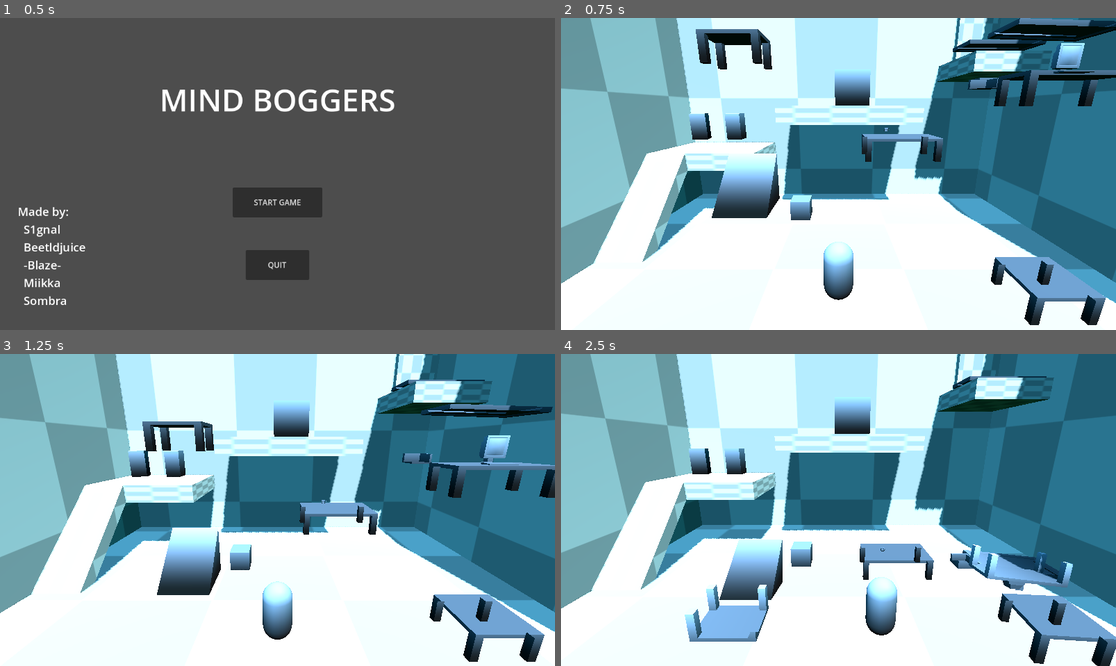
Above: before the commit, frames 1-4 (two rows, left to right).
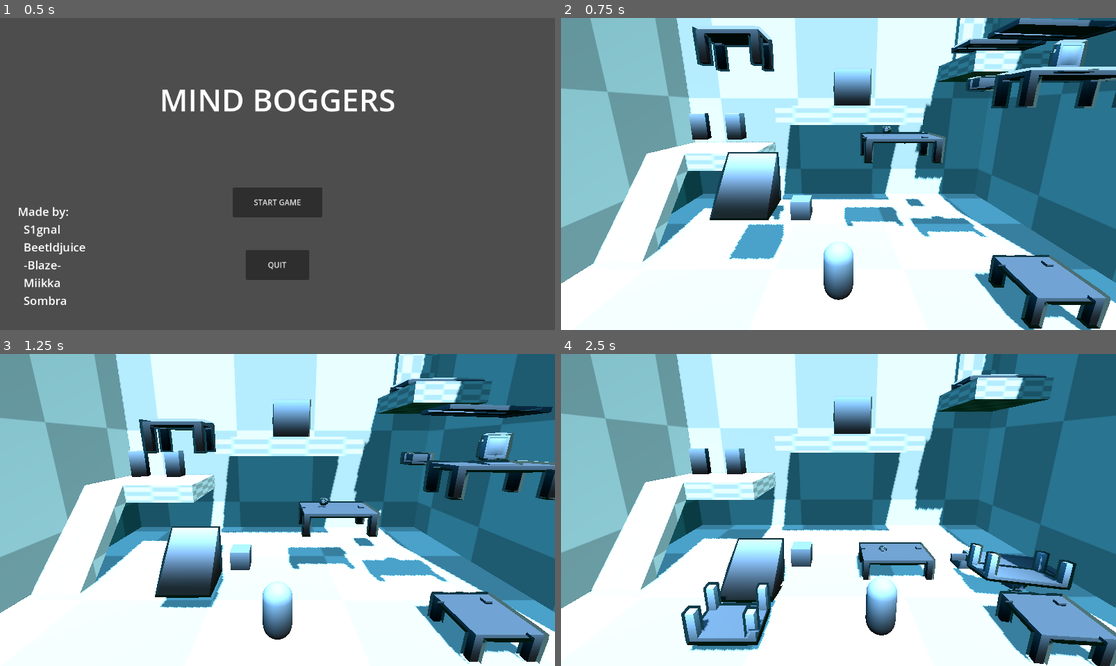
Above: after the commit, the same moments.

Repository: BernardoFPereira/crossing-latidudes_2025
Game: Godot game, scene res://MainMenu.tscn
The game is run twice, just before and just after one commit, with the same random seed, the same clock (stepped at 60 frames per second) and the same inputs.
Inputs (mouse positions are in pixels of both pictures, inside the frame that each line leads up to):
- Up to frame 1 (0.5 s): no input
- Up to frame 2 (0.75 s): click "START GAME" at 0.5 s
- Up to frame 3 (1.25 s): no input
- Up to frame 4 (2.5 s): move the mouse to (960, 494) at 1.27 s; hold D (move_right) 1.28-2.03 s; tap Space (lift_object) at 1.35 s; move the mouse to (727, 525) at 2.02 s; hold A (move_left) from 2.03 s (still down); tap Shift (lower_object) at 2.1 s

Frame 1 is identical in both runs. In frame 2, 6.4% of the frame differs, in the area x 23-100%, y 2-100%; in frame 3, 5.7%; in frame 4, 4.9%.
Error before the commit: Invalid assignment of property or key 'visible' with value of type 'bool' on a base object of type 'null instance'. (res://posessable.gd:69)

Commit message:
Added automatic highlight mesh generation for possessable

Diff:
--- a/BasePossessable2.tscn
+++ b/BasePossessable2.tscn
@@ -9,6 +9,8 @@
 
 [node name="MeshInstance3D" type="MeshInstance3D" parent="."]
 
+[node name="Highlight" type="MeshInstance3D" parent="MeshInstance3D"]
+
 [node name="RayCast3D" type="RayCast3D" parent="."]
 target_position = Vector3(0, -10, 0)
 script = ExtResource("2_b8uav")
--- a/player.gd
+++ b/player.gd
@@ -72,8 +72,8 @@
 				velocity.z = lerp(velocity.z, 0.0, delta * 6)
 
 				if direction:
-					possession_target.linear_velocity.x = direction.x * move_speed
-					possession_target.linear_velocity.z = direction.z * move_speed
+					possession_target.linear_velocity.x = direction.x * (move_speed / 2)
+					possession_target.linear_velocity.z = direction.z * (move_speed / 2)
 				else:
 					possession_target.linear_velocity.x = move_toward(possession_target.linear_velocity.x, 0, delta * 12)
 					possession_target.linear_velocity.z = move_toward(possession_target.linear_velocity.z, 0, delta * 12)
--- a/posessable.gd
+++ b/posessable.gd
@@ -21,7 +21,8 @@
 	state = States.IDLE
 
 	# USE THIS FOR OUTLINE MESH
-	#mesh_instance_3d.mesh.create_outline(0.1)
+	if !highlight.mesh:
+		highlight.mesh = mesh_instance_3d.mesh.create_outline(0.1)
 
 # Called every frame. 'delta' is the elapsed time since the previous frame.
 func _process(delta: float) -> void:
@@ -43,7 +44,7 @@
 		States.IDLE:
 			pass
 		States.POSSESSED:
-			rotation.move_toward(Vector3.ZERO, delta * 4)
+			rotation.move_toward(Vector3.ZERO, delta * 8)
 			# Make thing float
 			#recalculate_height(delta)
 			pass
Not shown: 1 places in level.tscn that only renumber resources
